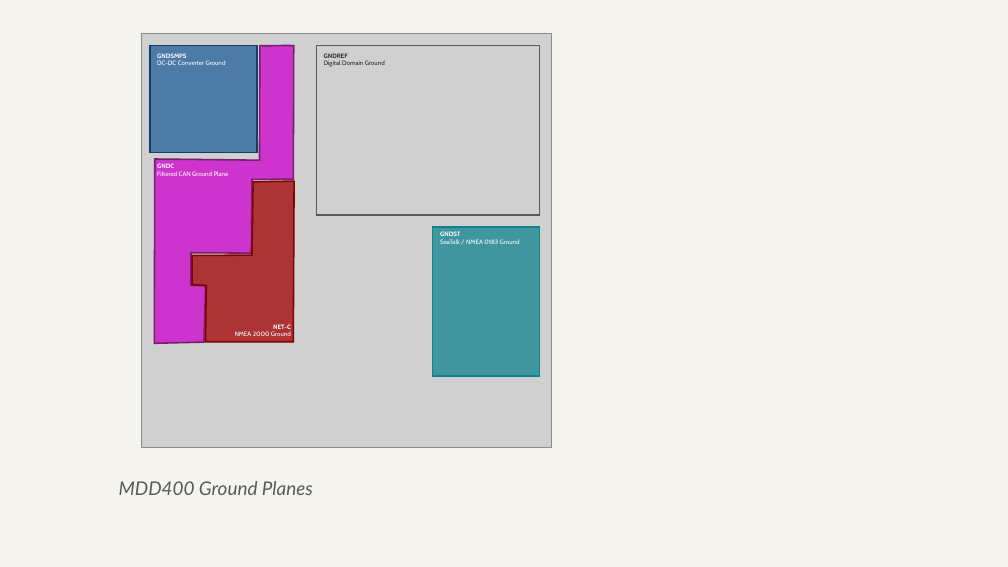
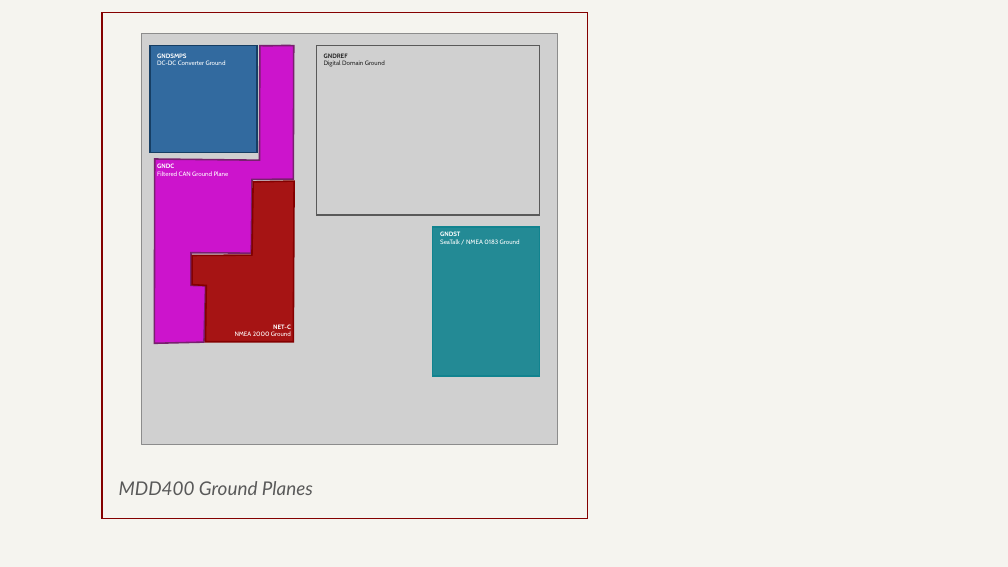
Before and after one commit to SCADYS-IO/docs.scadys.io, a slide deck: slide 4 of .assets/diagrams.pptx. Drawn at 1008x567 pixels with LibreOffice and Linux fonts; fonts in the diff are those of the drawing; grey boxes stand for pictures. Boxes give left, top, right and bottom in pixels: in the first picture for what was removed or moved away, otherwise in the second. Text is boxed around its words. In the diff, an @@ line names an element or a change of style, - is before the commit and + after.

```diff
--- a/.assets/diagrams.pptx
+++ b/.assets/diagrams.pptx
@@ rectangle added at (102, 13, 588, 519), fill #F5F4EF, outline #840000 1.5 pt @@
@@ picture: place and size @@
-picture at (141, 33, 552, 447)
+picture at (141, 33, 557, 444)
@@ rectangle at (150, 45, 257, 153): fill #215F9A at 75% opacity to #215F9A at 90% opacity @@
@@ freeform shape at (154, 45, 293, 343): fill #CC00CC at 75% opacity to #CC00CC at 90% opacity @@
@@ freeform shape at (192, 181, 294, 342): fill #A20000 at 75% opacity to #A20000 at 90% opacity @@
@@ rectangle at (433, 227, 540, 376): fill #11838F at 75% opacity to #11838F at 90% opacity @@
```
Also in this commit, not shown: 3 other slides changed, 16 other files.
